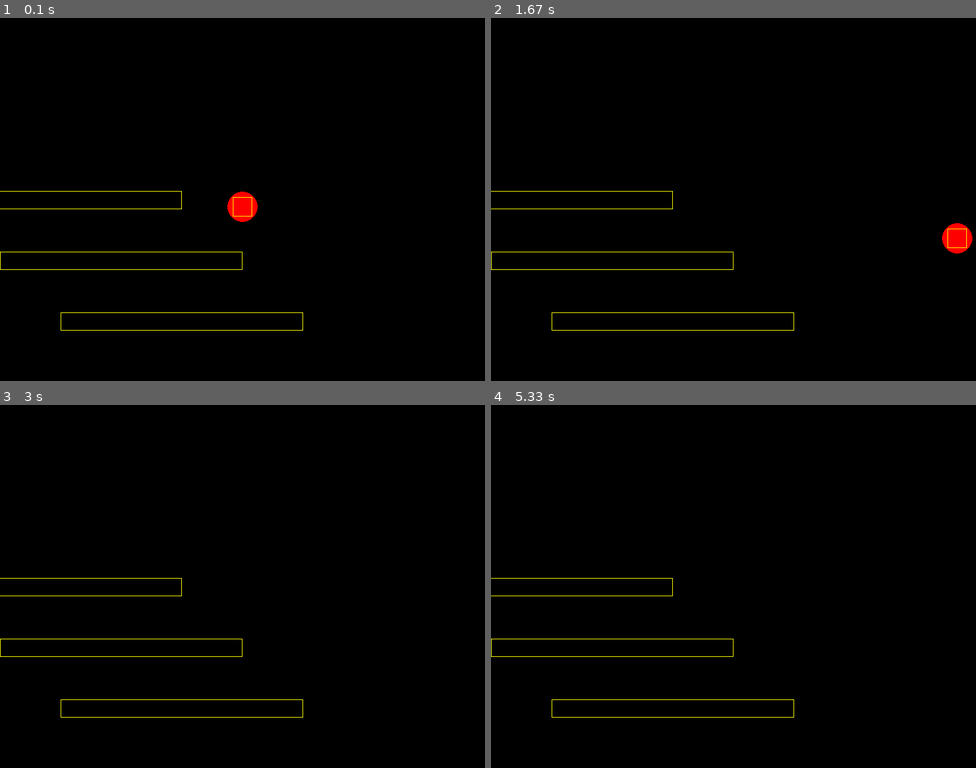
Above: before the commit, frames 1-4 (two rows, left to right).
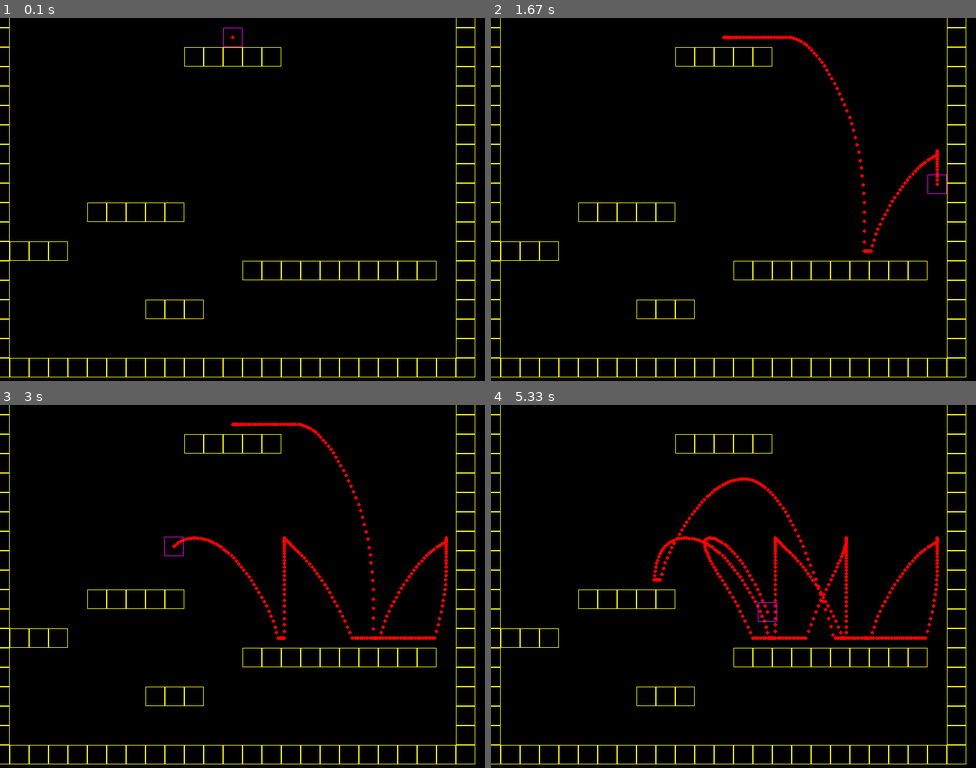
Above: after the commit, the same moments.

Repository: rledford/pygame-testing
Game: pygame game, started from main.py
Same seed, same stepped clock (60 frames per second), same inputs: the game is played once before the commit and once after it.
Inputs:
- Up to frame 1 (0.1 s): no input
- Up to frame 2 (1.67 s): hold Right 0.33-0.8 s; hold Up 0.83-1.13 s; tap Space at 0.9, 1.23, 1.53 s; hold Right 1.17-1.63 s
- Up to frame 3 (3 s): hold Left 1.67-2.2 s; tap Space at 1.73, 2.03, 2.3, 2.63, 2.93 s; hold Down 2.23-2.53 s; hold Left 2.57-2.97 s
- Up to frame 4 (5.33 s): hold Right 3.4-4.03 s; tap Space at 3.47, 3.77, 4.13, 4.53, 4.83, 5.03 s; hold Down 4.07-4.43 s; hold Left 4.47-4.93 s; hold Right from 4.97 s (still down)

The runs differ from the first frame. In frame 1, 2.9% of the frame differs, in the area x 0-98%, y 0-99%; in frame 2, 3.4%; in frame 3, 3.7%; in frame 4, 4.3%.

Commit message:
Initial level and map loading

Diff:
--- a/core/entity.py
+++ b/core/entity.py
@@ -55,7 +55,7 @@
 class PhysicsEntityProps(EntityProps):
     gravity: NotRequired[float]
     static: NotRequired[bool]
-    hitbox: NotRequired[list[int | float]]
+    bounds: NotRequired[list[int | float]]
 
 
 class PhysicsEntity(Entity):
@@ -64,13 +64,16 @@
         self.gravity: float = 0
         self.static: bool = False
         self.velocity: list[float] = [0, 0]
-        self.hitbox: list[float] = [200, 0, 400, 30]
+        self.bounds: list[float] = [0, 0, 0, 0]
         self._collider: Optional[pygame.Rect] = None
 
         self.set_props(props)
 
         if self.static:
-            self._collider = self.collider
+            self._collider = self.get_collider()
+
+    def __str__(self):
+        return f"x: {self.x}, y: {self.y}, bounds: {self.bounds}, collider: {self._collider}"
 
     @property
     def vx(self):
@@ -88,25 +91,22 @@
     def vy(self, v: float):
         self.velocity[1] = v
 
-    @property
-    def collider(self) -> pygame.Rect:
-        if self.static and self._collider is not None:
+    def get_collider(
+        self, x: Optional[float] = None, y: Optional[float] = None
+    ) -> pygame.Rect:
+        if self.static and self._collider:
             return self._collider
 
+        x = x if x is not None else self.x
+        y = y if y is not None else self.y
+
         return pygame.Rect(
-            self.x + self.hitbox[0] - self.hitbox[2] * 0.5,
-            self.y + self.hitbox[1] - self.hitbox[3] * 0.5,
-            self.hitbox[2],
-            self.hitbox[3],
-        )
-
-    def next_collider(self, next_x: int | float, next_y: int | float) -> pygame.Rect:
-        return pygame.Rect(
-            next_x + self.hitbox[0] - self.hitbox[2] * 0.5,
-            next_y + self.hitbox[1] - self.hitbox[3] * 0.5,
-            self.hitbox[2],
-            self.hitbox[3],
+            x + self.bounds[0] - self.bounds[2] * 0.5,
+            y + self.bounds[1] - self.bounds[3] * 0.5,
+            self.bounds[2],
+            self.bounds[3],
         )
 
     def draw(self, surface: pygame.surface.Surface):
-        pygame.draw.rect(surface, (255, 255, 0), self.collider, 1)
+        color = (255,255,0) if self.static else (255,0,255)
+        pygame.draw.rect(surface, color, self.get_collider(), 1)
--- a/core/game.py
+++ b/core/game.py
@@ -56,11 +56,7 @@
 
         self.entities: dict[int, Entity] = {}
         self.map: dict[str, dict] = {}
-        self.platforms: list[PhysicsEntity] = [
-            PhysicsEntity({"position": [100, 500], "static": True}),
-            PhysicsEntity({"position": [0, 400], "static": True}),
-            PhysicsEntity({"position": [-100, 300], "static": True}),
-        ]
+        self.platforms: list[PhysicsEntity] = []
 
     def add_entity(self, entity: Entity):
         self.entities[entity.id] = entity
--- /dev/null
+++ b/core/game_level.py
@@ -0,0 +1,36 @@
+from typing import TypedDict
+
+from core.entity import PhysicsEntity
+
+
+class GameLevelProps(TypedDict):
+    tilesize: int
+    tiledata: list[int]
+    map_w: int
+    map_h: int
+
+
+class GameLevel:
+    def __init__(self, props: GameLevelProps):
+        self.tilesize = props["tilesize"]
+        self.tiledata = props["tiledata"]
+        self.map_w = props["map_w"]
+        self.map_h = props["map_h"]
+        self.start_pos: list[int|float] = [0,0]
+        self.platforms: dict[str, PhysicsEntity] = {}
+        self.generate_platforms()
+
+    def generate_platforms(self):
+        for i, ttype in enumerate(self.tiledata):
+            x = int(i % self.map_w)
+            y = int(i / self.map_w)
+            if ttype == 1:
+                self.platforms[f"{x}:{y}"] = PhysicsEntity(
+                    {
+                        "position": [x * self.tilesize, y * self.tilesize],
+                        "bounds": [0, 0, self.tilesize, self.tilesize],
+                        "static": True,
+                    }
+                )
+            elif ttype == 2:
+                self.start_pos = [x * self.tilesize,y * self.tilesize]
--- a/main.py
+++ b/main.py
@@ -1,15 +1,49 @@
 from core.game import Game
+from core.game_level import GameLevel
 from objects.player import Player
 
 game = Game()
+level = GameLevel({
+    "map_w": 25,
+    "map_h": 20,
+    "tilesize": 32,
+    "tiledata": [
+        1,0,0,0,0,0,0,0,0,0,0,0,0,0,0,0,0,0,0,0,0,0,0,0,1,
+        1,0,0,0,0,0,0,0,0,0,0,0,2,0,0,0,0,0,0,0,0,0,0,0,1,
+        1,0,0,0,0,0,0,0,0,0,1,1,1,1,1,0,0,0,0,0,0,0,0,0,1,
+        1,0,0,0,0,0,0,0,0,0,0,0,0,0,0,0,0,0,0,0,0,0,0,0,1,
+        1,0,0,0,0,0,0,0,0,0,0,0,0,0,0,0,0,0,0,0,0,0,0,0,1,
+        1,0,0,0,0,0,0,0,0,0,0,0,0,0,0,0,0,0,0,0,0,0,0,0,1,
+        1,0,0,0,0,0,0,0,0,0,0,0,0,0,0,0,0,0,0,0,0,0,0,0,1,
+        1,0,0,0,0,0,0,0,0,0,0,0,0,0,0,0,0,0,0,0,0,0,0,0,1,
+        1,0,0,0,0,0,0,0,0,0,0,0,0,0,0,0,0,0,0,0,0,0,0,0,1,
+        1,0,0,0,0,0,0,0,0,0,0,0,0,0,0,0,0,0,0,0,0,0,0,0,1,
+        1,0,0,0,0,1,1,1,1,1,0,0,0,0,0,0,0,0,0,0,0,0,0,0,1,
+        1,0,0,0,0,0,0,0,0,0,0,0,0,0,0,0,0,0,0,0,0,0,0,0,1,
+        1,1,1,1,0,0,0,0,0,0,0,0,0,0,0,0,0,0,0,0,0,0,0,0,1,
+        1,0,0,0,0,0,0,0,0,0,0,0,0,1,1,1,1,1,1,1,1,1,1,0,1,
+        1,0,0,0,0,0,0,0,0,0,0,0,0,0,0,0,0,0,0,0,0,0,0,0,1,
+        1,0,0,0,0,0,0,0,1,1,1,0,0,0,0,0,0,0,0,0,0,0,0,0,1,
+        1,0,0,0,0,0,0,0,0,0,0,0,0,0,0,0,0,0,0,0,0,0,0,0,1,
+        1,0,0,0,0,0,0,0,0,0,0,0,0,0,0,0,0,0,0,0,0,0,0,0,1,
+        1,1,1,1,1,1,1,1,1,1,1,1,1,1,1,1,1,1,1,1,1,1,1,1,1,
+        0,0,0,0,0,0,0,0,0,0,0,0,0,0,0,0,0,0,0,0,0,0,0,0,0,
+    ]
+})
+
+for p in level.platforms.values():
+    game.platforms.append(p)
+
 player = Player(
     game,
     {
-        "position": [400, 300],
-        "speed": 400,
-        "accel": 2700,
-        "gravity": 1800,
-        "hitbox": [0, 0, 32, 32],
+        "position": level.start_pos,
+        "speed": 500,
+        "accel": 4000,
+        "decel": 4000,
+        "gravity": 4000,
+        "jump_velocity": 1100,
+        "bounds": [0, 0, 32, 32],
     },
 )
 game.run()
--- a/objects/player.py
+++ b/objects/player.py
@@ -17,20 +17,23 @@
     speed: NotRequired[float]
     accel: NotRequired[float]
     decel: NotRequired[float]
+    jump_velocity: NotRequired[float]
     max_fall_speed: NotRequired[float]
 
 
 class Player(PhysicsEntity):
     def __init__(self, game: Game, props: Optional[PlayerProps] = None):
         super().__init__()
-        self.game = game
+        self.game: Game = game
         self.direction: list[float] = [0, 0]
-        self.speed = 30
-        self.accel = 1800
-        self.decel = 1800
-        self.gravity = 10
-        self.max_fall_speed = 50
-        self.is_grounded = False
+        self.speed: float = 30
+        self.accel: float = 1800
+        self.decel: float = 1800
+        self.gravity: float = 10
+        self.jump_velocity = 10
+        self.max_fall_speed: float = 50
+        self.is_grounded: bool = False
+        self.trail: list[list[float]] = []
 
         self.game.router.on(E_INPUT, self.id, self.handle_event)
         self.game.add_entity(self)
@@ -51,45 +54,72 @@
             if utils.sign(self.vx) == decel_dir:
                 self.vx = 0
 
-        next_x = self.x + self.vx * dt
-        # check horizonal collisions and set x accordingly
-        next_collider = self.next_collider(next_x, self.y)
+        self.apply_gravity(dt)
+        self.check_ground()
+
+        self.move_x(self.vx * dt)
+        self.move_y(self.vy * dt)
+
+        self.trail.append([self.x, self.y])
+        if len(self.trail) > 500:
+            self.trail.pop(0)
+
+    def move_x(self, amt: float):
+        if amt == 0:
+            return
+
+        next_x = self.x + amt
+        collider = self.get_collider(next_x, self.y)
         other_collider: pygame.Rect
         for p in self.game.platforms:
-            other_collider = p.collider
-            if other_collider.colliderect(next_collider):
+            other_collider = p.get_collider()
+            if other_collider.colliderect(collider):
                 self.vx = 0
-                if self.x < other_collider.centerx:
-                    next_collider.right = other_collider.left
-                elif self.x > other_collider.centerx:
-                    next_collider.left = other_collider.right
-                next_x = next_collider.centerx
+                if next_x < other_collider.centerx:
+                    collider.right = other_collider.left
+                elif next_x > other_collider.centerx:
+                    collider.left = other_collider.right
+                next_x = collider.centerx
                 break
         self.x = next_x
 
-        self.apply_gravity(dt)
-        next_y = self.y + self.vy * dt
-        # check vertical collisions
-        next_collider = self.next_collider(self.x, next_y)
+    def move_y(self, amt: float):
+        if amt == 0:
+            return
+
+        next_y = self.y + amt
+        collider = self.get_collider(self.x, next_y)
         for p in self.game.platforms:
-            other_collider = p.collider
-            if other_collider.colliderect(next_collider):
+            other_collider = p.get_collider()
+            if other_collider.colliderect(collider):
                 if self.y < other_collider.centery:
-                    next_collider.bottom = other_collider.top
+                    collider.bottom = other_collider.top
                     self.is_grounded = True
                     self.vy = 0
                 elif self.y > other_collider.centery:
-                    next_collider.top = other_collider.bottom
+                    collider.top = other_collider.bottom
                     self.vy *= 0.25
-                next_y = next_collider.centery
+                next_y = collider.centery
                 break
         self.y = next_y
 
     def apply_gravity(self, dt: float):
         if self.is_grounded:
             return
-        amt = self.gravity if self.vy <= 0 else self.gravity * 1.875
+        amt = self.gravity if self.vy <= 0 else self.gravity * 1.5
         self.vy += amt * dt
+
+    def check_ground(self):
+        collider = self.get_collider(self.x, self.y + 1)
+        other_collider: pygame.Rect
+        is_grounded = False
+        for p in self.game.platforms:
+            other_collider = p.get_collider()
+            if collider.colliderect(other_collider):
+                is_grounded = True
+                break
+
+        self.is_grounded = is_grounded
 
     def handle_action(self, event: GameActionEvent):
         if event.action == A_LEFT:
@@ -98,11 +128,11 @@
             self.direction[1] = 1 if event.pressed else 0
         elif event.action == A_JUMP and event.pressed:
             if self.is_grounded:
-                self.vy -= 800
-                self.is_grounded = False
+                self.vy -= self.jump_velocity
 
     def draw(self, surface):
-        pygame.draw.circle(surface, (255, 0, 0), self.position, 25)
+        for point in self.trail:
+            pygame.draw.circle(surface, (255, 0, 0), point, 3)
         super().draw(surface)
 
     def handle_event(self, event: GameEvent):
